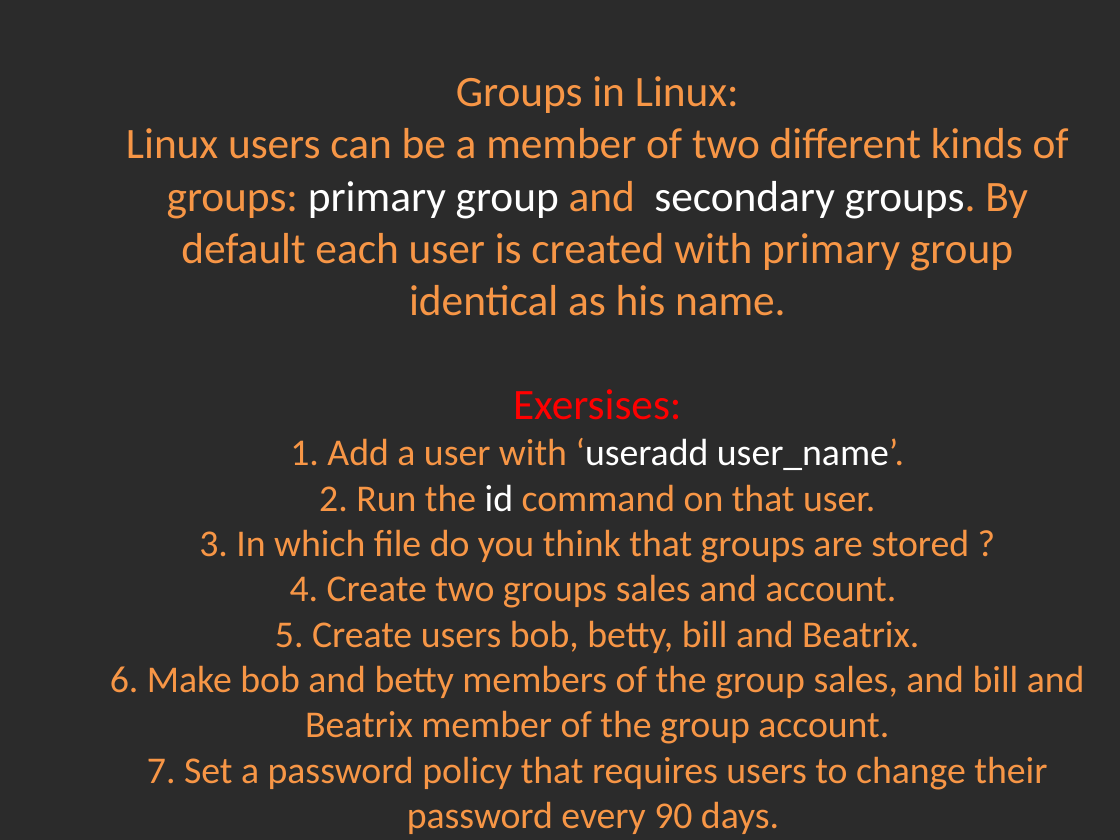
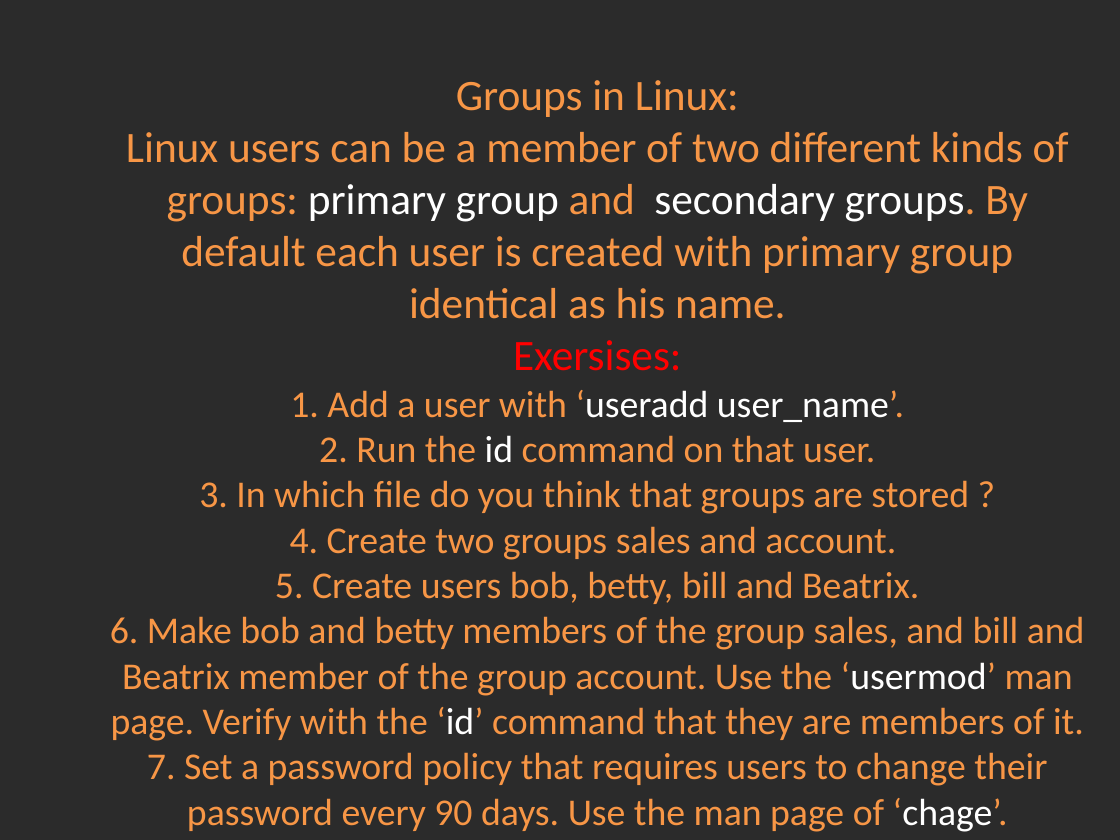
Before and after one commit to Academy-Soft-Intellect/Linux-Course, a slide deck: slide 6 of 04.Users_And_UsersGroups/04-UsersAndUsersGroups.pptx. Drawn at 1120x840 pixels with LibreOffice and Linux fonts; fonts in the diff are those of the drawing; background and template pictures are left out; a plain dark background stands for a picture behind light text. Boxes give left, top, right and bottom in pixels: in the first picture for what was removed or moved away, otherwise in the second. Text is boxed around its words. In the diff, an @@ line names an element or a change of style, - is before the commit and + after.

Commit message:
Users and groups.

```diff
--- a/04.Users_And_UsersGroups/04-UsersAndUsersGroups.pptx
+++ b/04.Users_And_UsersGroups/04-UsersAndUsersGroups.pptx
@@ title at (x1=110, y1=80, x2=1085, y2=832): text changed @@
-Groups in Linux:
-Linux users can be a member of two different kinds of groups: primary group and secondary groups. By default each user is created with primary group identical as his name.
-Exersises:
-1. Add a user with ‘useradd user_name’.
-2. Run the id command on that user.
-3. In which file do you think that groups are stored ?
-4. Create two groups sales and account.
-5. Create users bob, betty, bill and Beatrix.
-6. Make bob and betty members of the group sales, and bill and Beatrix member of the group account.
-7. Set a password policy that requires users to change their password every 90 days.
+Groups in Linux:
+Linux users can be a member of two different kinds of groups: primary group and secondary groups. By default each user is created with primary group identical as his name.
+Exersises:
+1. Add a user with ‘useradd user_name’.
+2. Run the id command on that user.
+3. In which file do you think that groups are stored ?
+4. Create two groups sales and account.
+5. Create users bob, betty, bill and Beatrix.
+6. Make bob and betty members of the group sales, and bill and Beatrix member of the group account. Use the ‘usermod’ man page. Verify with the ‘id’ command that they are members of it.
+7. Set a password policy that requires users to change their password every 90 days. Use the man page of ‘chage’.
```
Also in this commit, not shown: 3 other slides changed, 1 other file.
